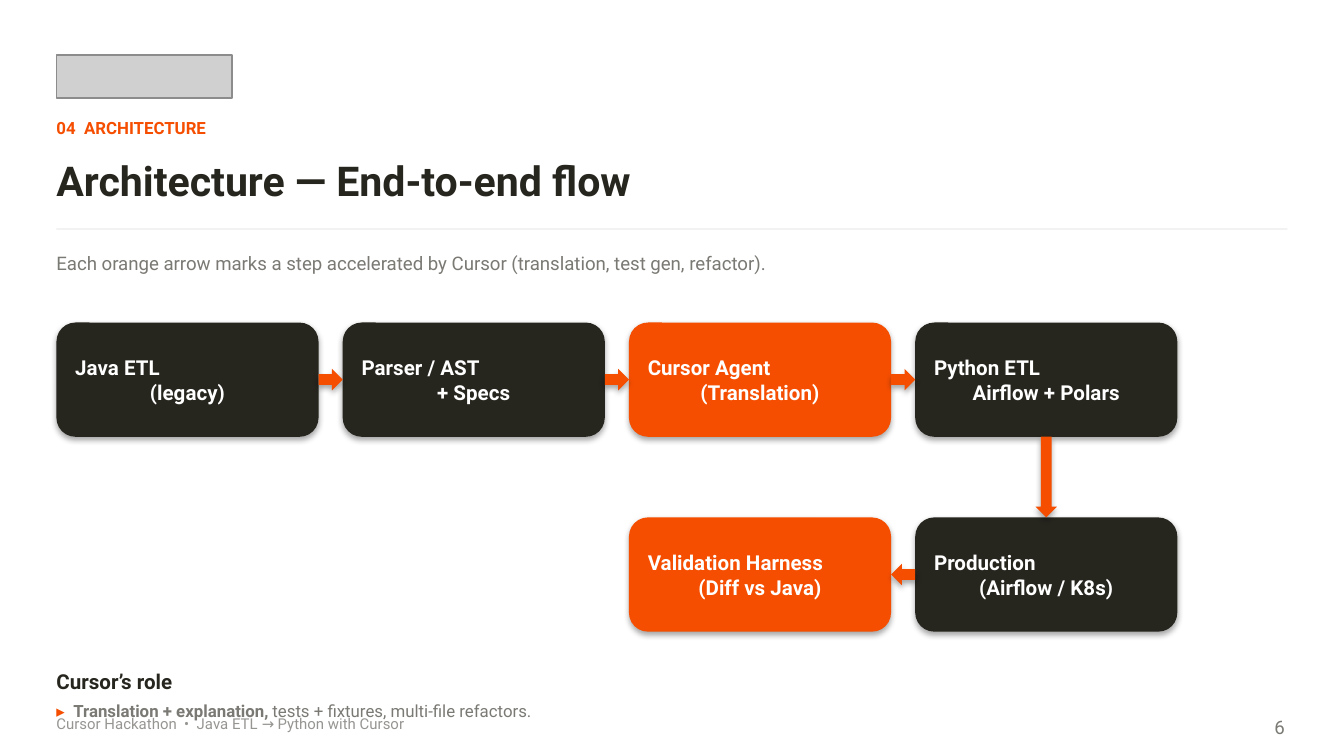
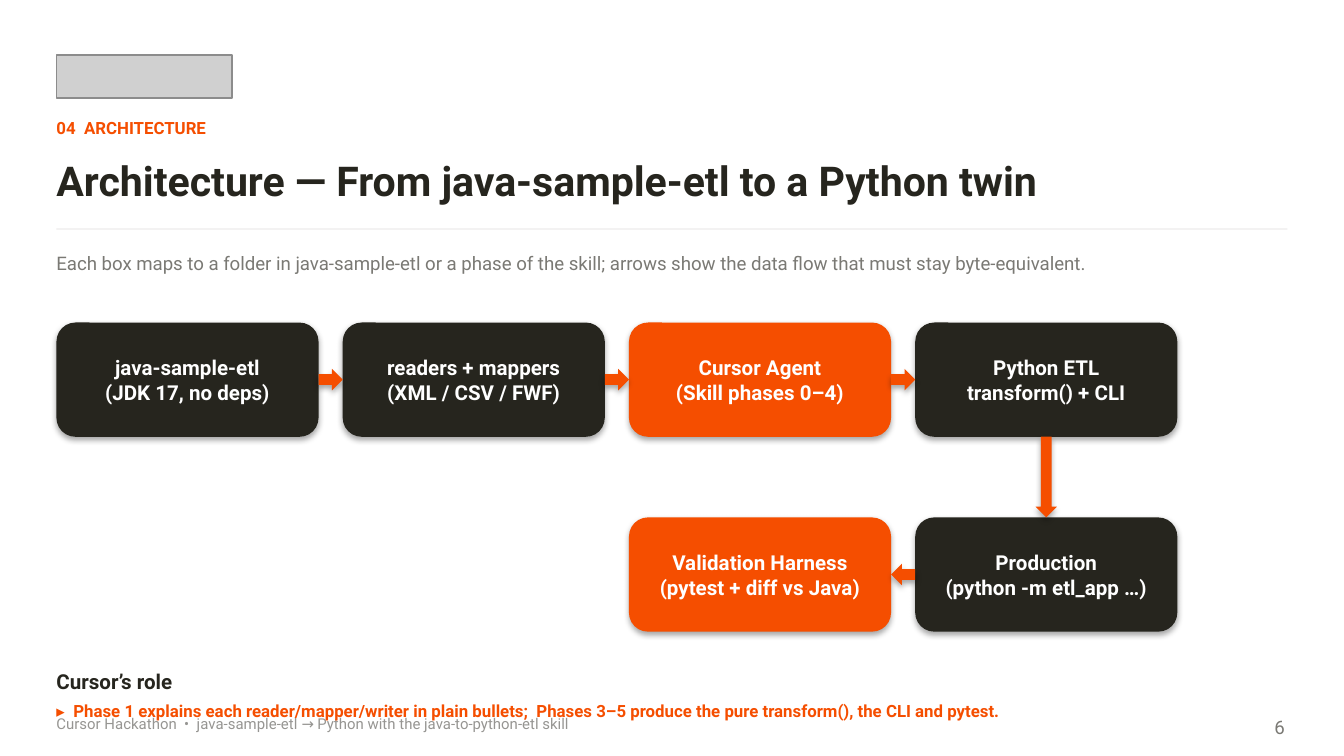
Before and after one commit to anluong-hitachids/cursor_hackathon, a slide deck: slide 6 of AI_Hackathon_Demo.pptx. Drawn at 1344x756 pixels with LibreOffice and Linux fonts; fonts in the diff are those of the drawing; grey boxes stand for pictures. Boxes give left, top, right and bottom in pixels: in the first picture for what was removed or moved away, otherwise in the second. Text is boxed around its words. In the diff, an @@ line names an element or a change of style, - is before the commit and + after.

```diff
--- a/AI_Hackathon_Demo.pptx
+++ b/AI_Hackathon_Demo.pptx
@@ text at [56, 165, 1037, 205]: text changed @@
-Architecture — End-to-end flow
+Architecture — From java-sample-etl to a Python twin
@@ text at [56, 256, 1085, 274]: text changed @@
-Each orange arrow marks a step accelerated by Cursor (translation, test gen, refactor).
+Each box maps to a folder in java-sample-etl or a phase of the skill; arrows show the data flow that must stay byte-equivalent.
@@ text in rounded rectangle at [105, 359, 269, 405]: text changed @@
-Java ETL
-(legacy)
+java-sample-etl
+(JDK 17, no deps)
@@ text in rounded rectangle at [387, 359, 560, 405]: text changed @@
-Parser / AST
-+ Specs
+readers + mappers
+(XML / CSV / FWF)
@@ text in rounded rectangle at [967, 359, 1126, 405]: text changed @@
-Python ETL
-Airflow + Polars
+Python ETL
+transform() + CLI
@@ text in rounded rectangle at [676, 360, 844, 405]: text changed @@
-Cursor Agent
-(Translation)
+Cursor Agent
+(Skill phases 0–4)
@@ text in rounded rectangle at [660, 554, 860, 600]: text changed @@
-Validation Harness
-(Diff vs Java)
+Validation Harness
+(pytest + diff vs Java)
@@ text in rounded rectangle at [946, 554, 1119, 600]: text changed @@
-Production
-(Airflow / K8s)
+Production
+(python -m etl_app …)
@@ text at [56, 716, 568, 732]: text changed @@
-Cursor Hackathon • Java ETL → Python with Cursor
+Cursor Hackathon • java-sample-etl → Python with the java-to-python-etl skill
@@ text at [73, 704, 999, 722]: text changed; text colour #7A7974 to #F54E00; bold on @@
-▸ Translation + explanation, tests + fixtures, multi-file refactors.
+▸ Phase 1 explains each reader/mapper/writer in plain bullets; Phases 3–5 produce the pure transform(), the CLI and pytest.
```
Also in this commit, not shown: 8 other slides changed.
